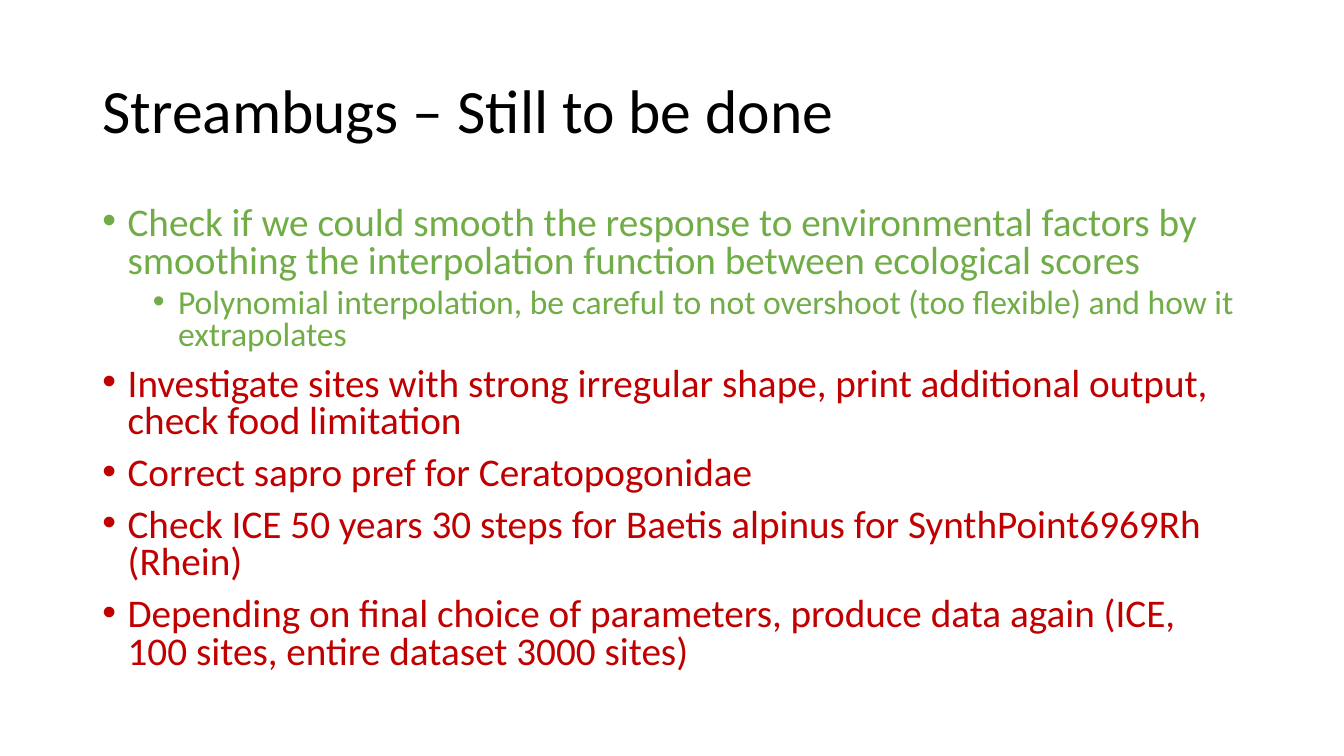
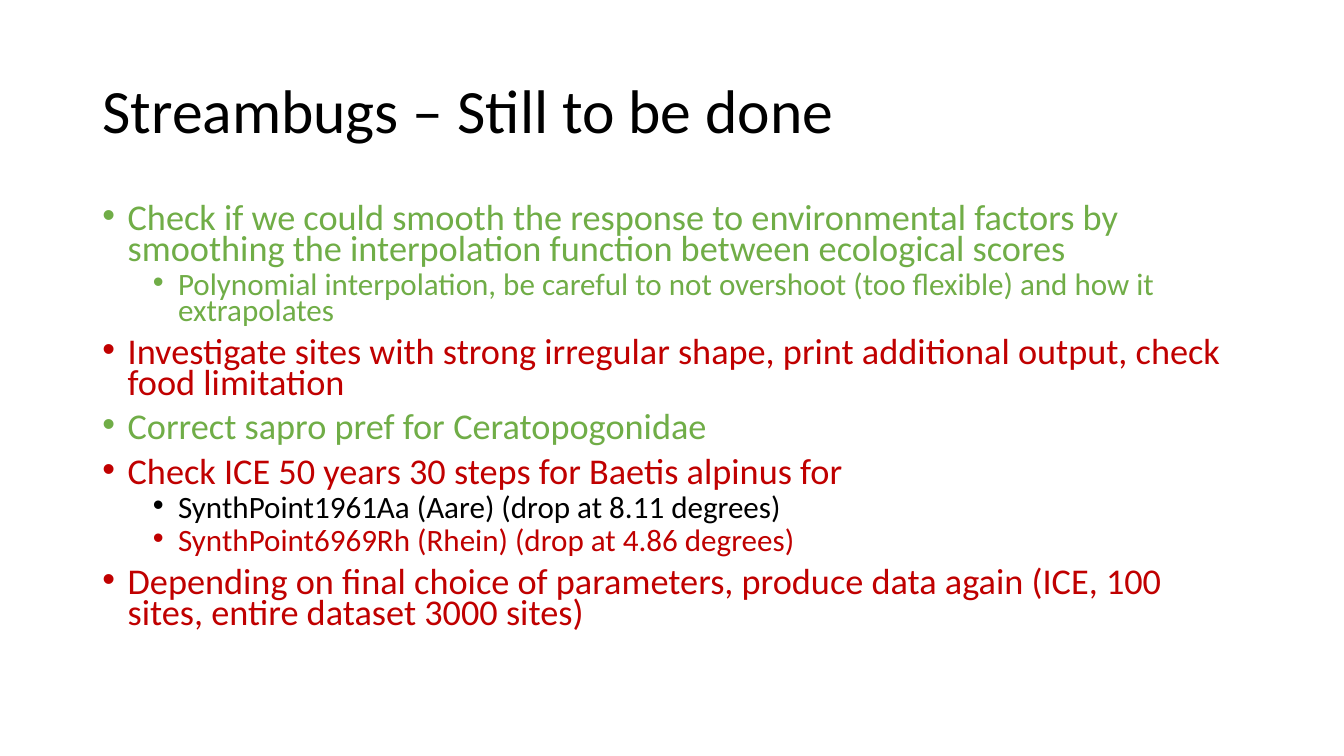
Before and after one commit to emmachollet/ArtificialData_Streambugs_SDMs, a slide deck: slide 3 of C1_documentation/summary_july.pptx. Drawn at 1344x756 pixels with LibreOffice and Linux fonts; fonts in the diff are those of the drawing. Boxes give left, top, right and bottom in pixels: in the first picture for what was removed or moved away, otherwise in the second. Text is boxed around its words. In the diff, an @@ line names an element or a change of style, - is before the commit and + after.

```diff
--- a/C1_documentation/summary_july.pptx
+++ b/C1_documentation/summary_july.pptx
@@ text at [128,205,1220,630]: size 28 to 25.9 pt in "Check if we could smooth the response ...", "Investigate sites with strong irregular shape, print ...", "Correct sapro pref for Ceratopogonidae", "Depending on final choice of parameters, produce ..."; size 24 to 22.2 pt in "Polynomial interpolation, be careful to not overshoot ..."; text colour #C00000 to #70AD47 in "Correct sapro pref for Ceratopogonidae"; line spacing 0.8 to 0.7 @@
@@ text at [128,458,842,557]: text changed; size 28 to 22.2 pt @@
-• Check ICE 50 years 30 steps for Baetis alpinus for SynthPoint6969Rh (Rhein)
+• Check ICE 50 years 30 steps for Baetis alpinus for
+  • SynthPoint1961Aa (Aare) (drop at 8.11 degrees)
+  • SynthPoint6969Rh (Rhein) (drop at 4.86 degrees)
```
Also in this commit, not shown: 6 other files.
